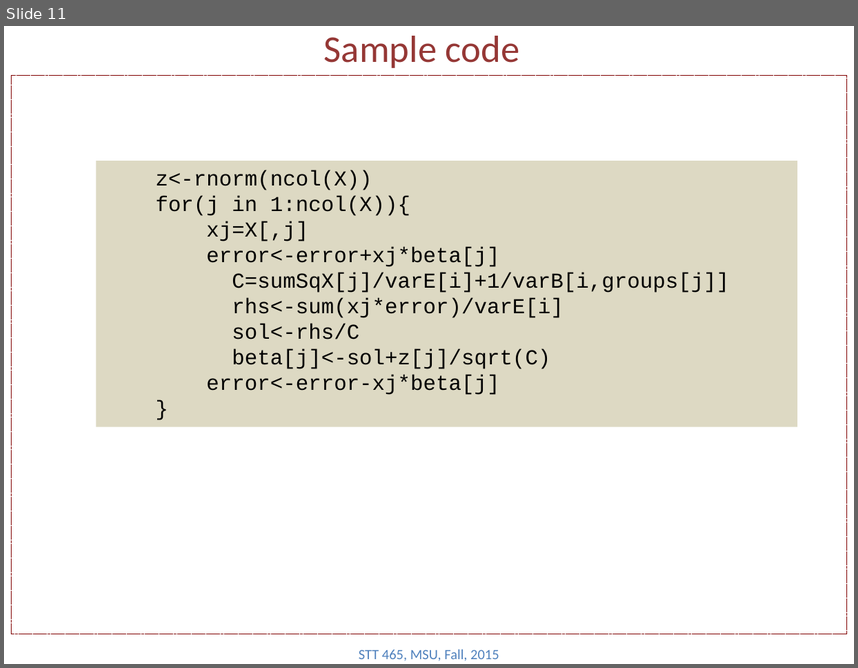
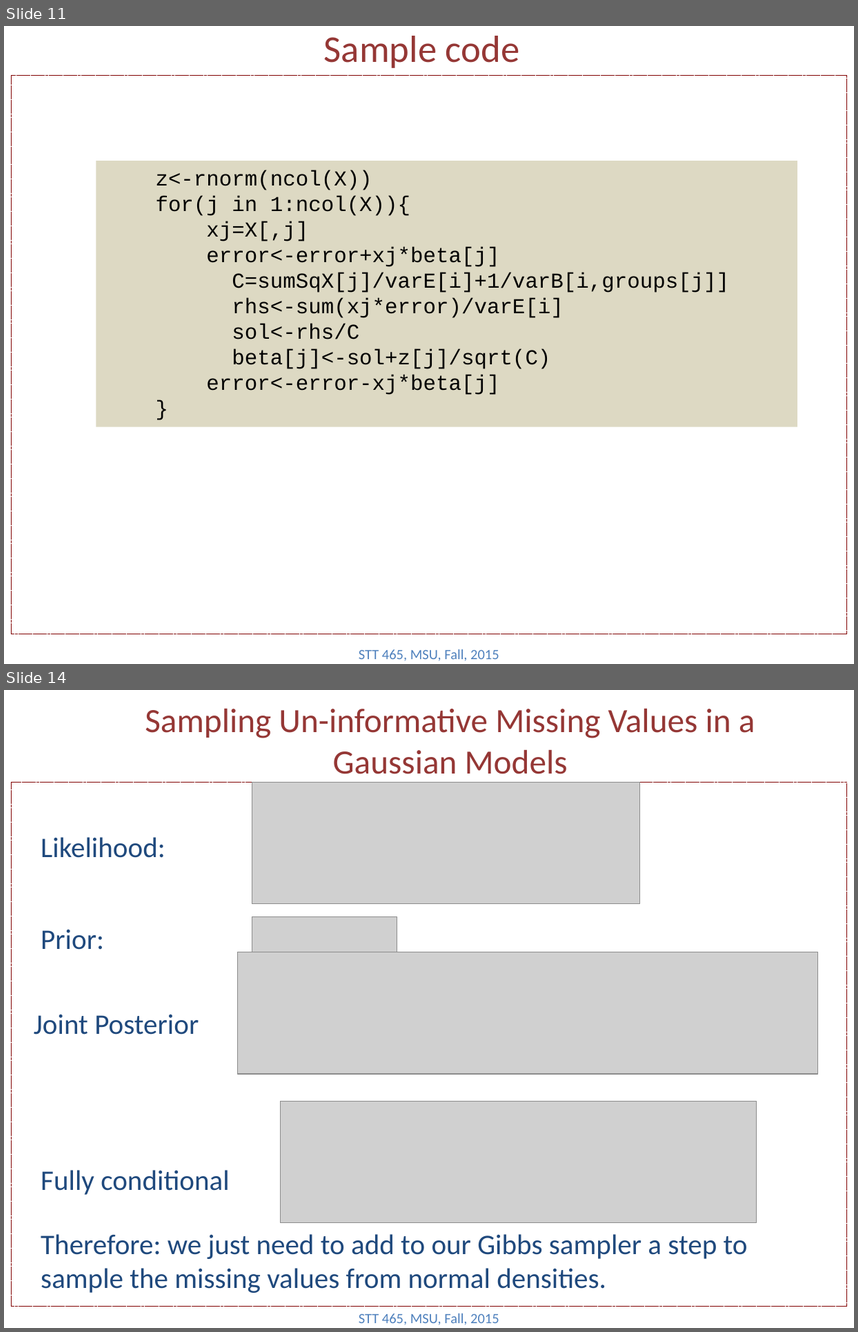
Before and after one commit to Boukos/STT465, a slide deck: STT465_13.pptx. Shown one above the other, each under a label of ours: slide 11 before the commit, slides 11 and 14 after it; the slides between them are not shown. The pictures are 858x668 and 858x1332 pixels, drawn with LibreOffice and Linux fonts; fonts in the diff are those of the drawing; grey boxes stand for pictures. Boxes give left, top, right and bottom in pixels: in the first picture for what was removed or moved away, otherwise in the second. Text is boxed around its words. In the diff, an @@ line names an element or a change of style, - is before the commit and + after.

```diff
--- a/STT465_13.pptx
+++ b/STT465_13.pptx
@@ slide 14 added at (4,690,854,1328), background #FFFFFF @@
@@ title added at (145,708,755,774), 28.8 pt, text #953735 @@
+Sampling Un-informative Missing Values in a Gaussian Models
@@ rectangle added at (11,782,846,1305), outline #800000 0.75 pt dashed @@
@@ picture added at (252,782,640,903) @@
@@ text added at (41,837,165,858), 24 pt, text #1F497D @@
+Likelihood:
@@ picture added at (252,917,397,962) @@
@@ text added at (41,929,104,949), 24 pt, text #1F497D @@
+Prior:
@@ picture added at (238,952,818,1074) @@
@@ text added at (34,1014,199,1034), 24 pt, text #1F497D @@
+Joint Posterior
@@ picture added at (280,1101,756,1222) @@
@@ text added at (41,1170,229,1194), 24 pt, text #1F497D @@
+Fully conditional
@@ text added at (41,1234,748,1292), 24 pt, text #1F497D @@
+Therefore: we just need to add to our Gibbs sampler a step to sample the missing values from normal densities.
@@ text added at (359,1312,499,1325), 12 pt, text #4F81BD @@
+STT 465, MSU, Fall, 2015
```
Also in this commit, not shown: 2 slides changed, 9 other slides added, 1 slide removed.
